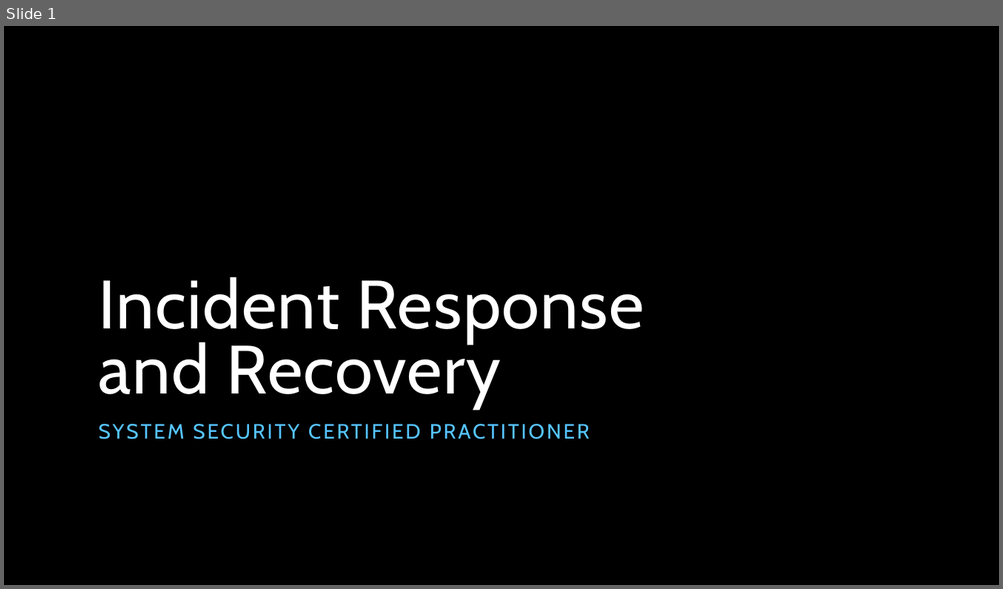
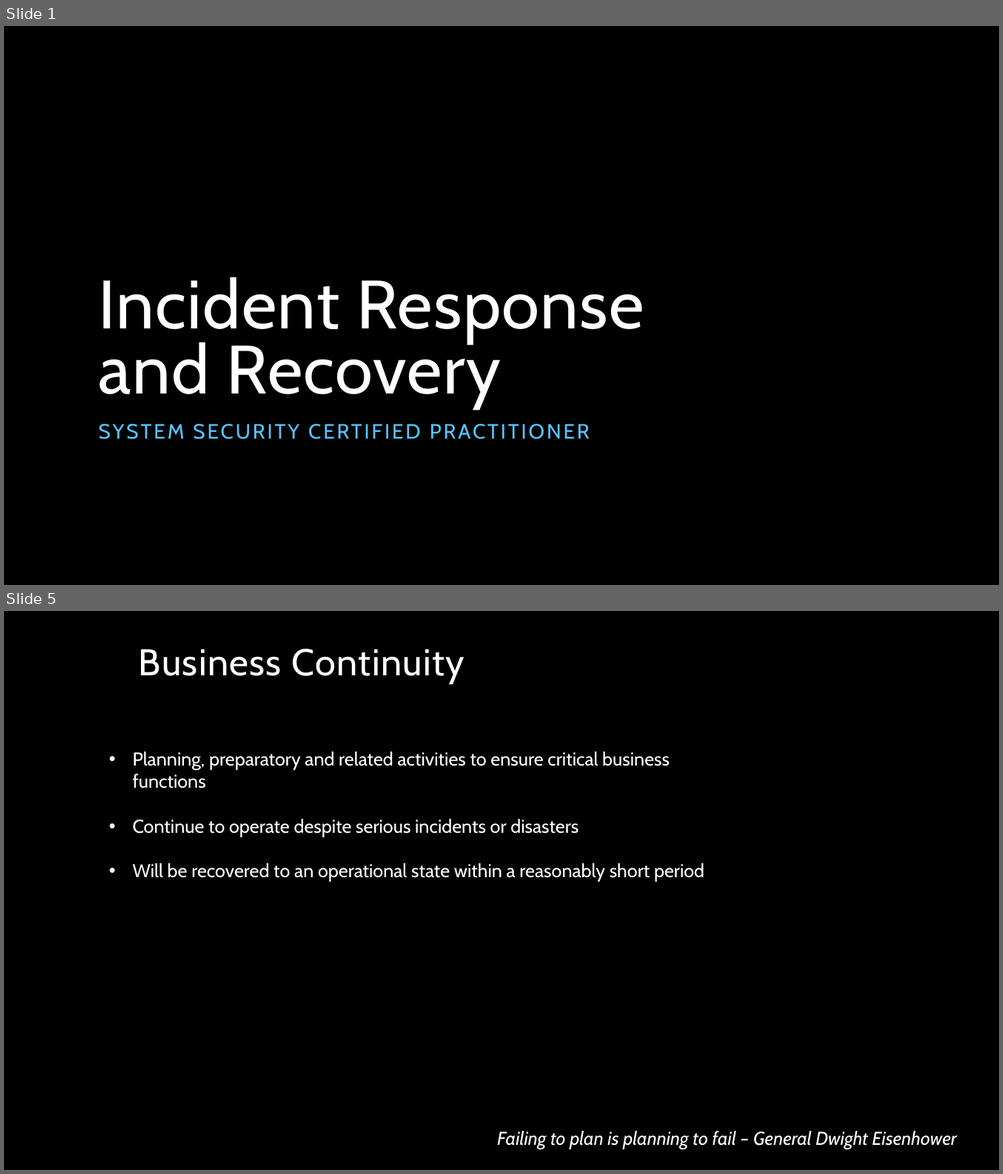
Before and after one commit to keiranwyllie/bootcamp, a slide deck: SSCP - Incident Response.pptx. Shown one above the other, each under a label of ours: slide 1 before the commit, slides 1 and 5 after it; the slides between them are not shown. The pictures are 1003x589 and 1003x1174 pixels, drawn with LibreOffice and Linux fonts; fonts in the diff are those of the drawing; background and template pictures are left out. Boxes give left, top, right and bottom in pixels: in the first picture for what was removed or moved away, otherwise in the second. Text is boxed around its words. In the diff, an @@ line names an element or a change of style, - is before the commit and + after.

```diff
--- a/SSCP - Incident Response.pptx
+++ b/SSCP - Incident Response.pptx
@@ slide 5 added at [4,611,999,1170], background picture (left out) @@
@@ title added at [139,649,464,683], 36 pt, text #FFFFFF @@
+Business Continuity
@@ text added at [133,752,704,882], 18 pt, text #FFFFFF @@
+• Planning, preparatory and related activities to ensure critical business functions
+• Continue to operate despite serious incidents or disasters
+• Will be recovered to an operational state within a reasonably short period
@@ text added at [497,1131,956,1150], 18 pt, text #FFFFFF, italic @@
+Failing to plan is planning to fail – General Dwight Eisenhower
```
Also in this commit, not shown: 1 slide changed, 4 other slides added, 9 slides removed.
